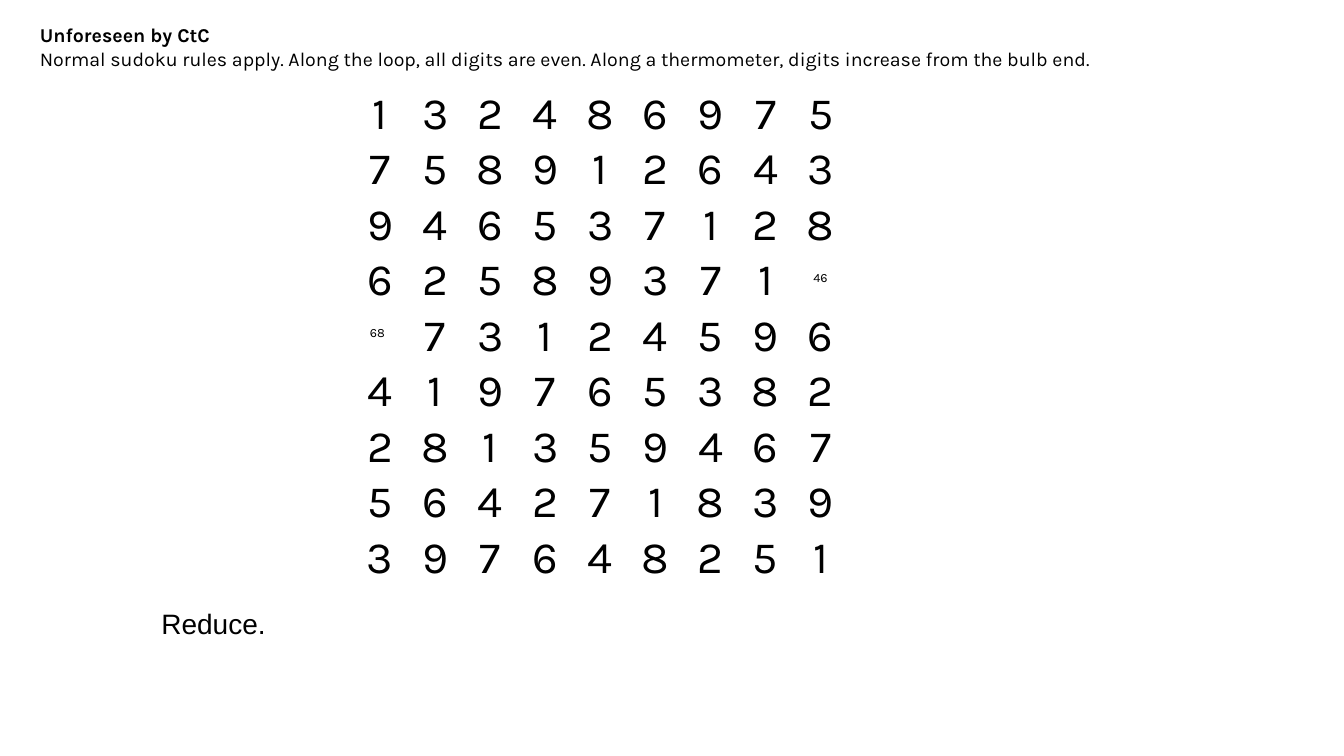
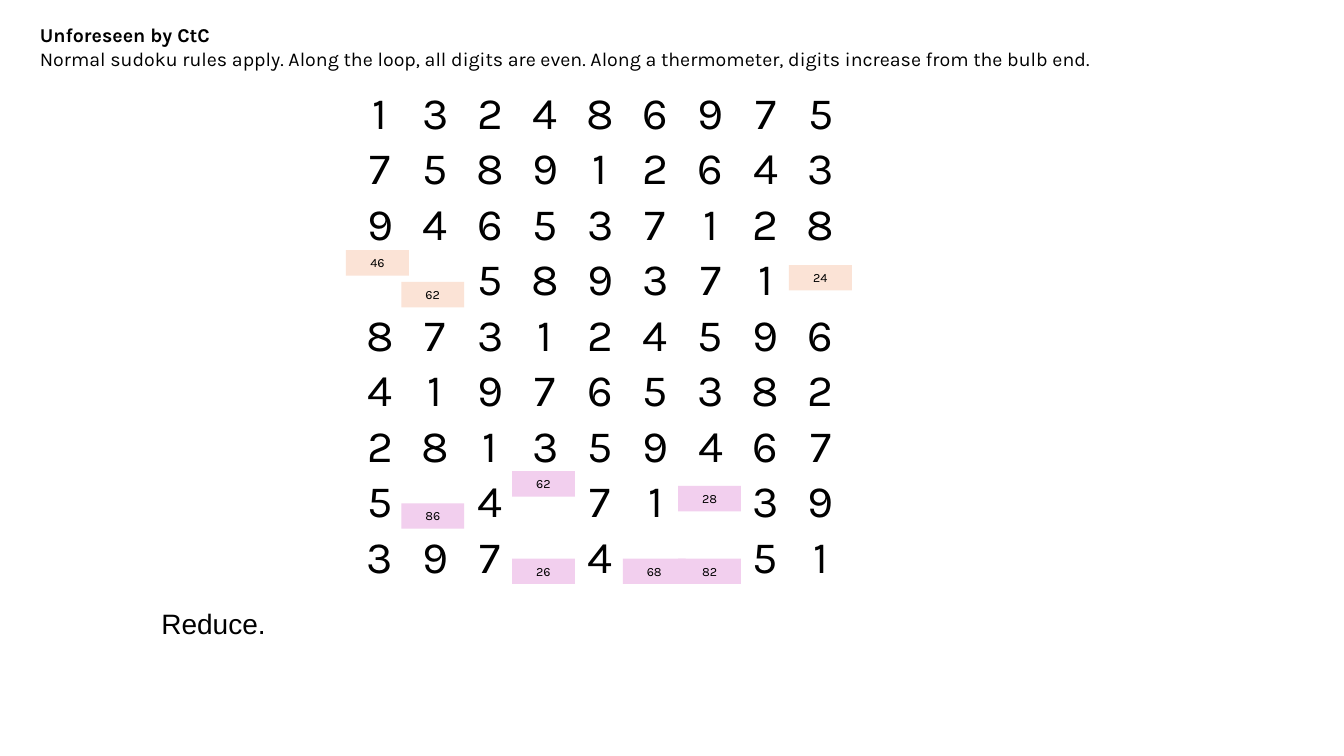
Before and after one commit to jhardis/WSJ_Number_Puzzles, a slide deck: slide 20 of 20261010_2.pptx (slide 23 before the commit). Drawn at 1344x756 pixels with LibreOffice and Linux fonts; fonts in the diff are those of the drawing; background and template pictures are left out. Boxes give left, top, right and bottom in pixels: in the first picture for what was removed or moved away, otherwise in the second. Text is boxed around its words. In the diff, an @@ line names an element or a change of style, - is before the commit and + after.

```diff
--- a/20261010_2.pptx
+++ b/20261010_2.pptx
@@ rectangle "46": place and size @@
-rectangle "46" at box(813, 274, 827, 282)
+rectangle "46" at box(346, 250, 408, 275)
@@ rectangle "46" at box(346, 250, 408, 275): fill none to #FBE3D6 @@
@@ text removed at box(367, 266, 393, 296) @@
-6
@@ text removed at box(422, 266, 448, 295) @@
-2
@@ rectangle added at box(789, 265, 852, 290), fill #FBE3D6, 9 pt, text #000000 @@
+24
@@ rectangle added at box(401, 282, 464, 308), fill #FBE3D6, 9 pt, text #000000 @@
+62
@@ text "8": place and size @@
-text "8" at box(697, 488, 725, 518)
+text "8" at box(366, 322, 394, 352)
@@ rectangle added at box(512, 471, 575, 496), fill #F2CFEE, 9 pt, text #000000 @@
+62
@@ rectangle added at box(401, 503, 464, 528), fill #F2CFEE, 9 pt, text #000000 @@
+86
@@ text removed at box(422, 488, 448, 518) @@
-6
@@ text removed at box(532, 488, 558, 517) @@
-2
@@ rectangle added at box(679, 486, 741, 511), fill #F2CFEE, 9 pt, text #000000 @@
+28
@@ rectangle added at box(512, 559, 575, 584), fill #F2CFEE, 9 pt, text #000000 @@
+26
@@ text removed at box(533, 544, 559, 574) @@
-6
@@ rectangle "68": place and size @@
-rectangle "68" at box(370, 329, 385, 337)
+rectangle "68" at box(623, 559, 686, 584)
@@ rectangle "68" at box(623, 559, 686, 584): fill none to #F2CFEE @@
@@ text removed at box(642, 544, 670, 574) @@
-8
@@ rectangle added at box(679, 559, 741, 584), fill #F2CFEE, 9 pt, text #000000 @@
+82
@@ text removed at box(698, 544, 724, 573) @@
-2
```
Also in this commit, not shown: 9 other slides changed, 6 slides removed, 2 other files.
